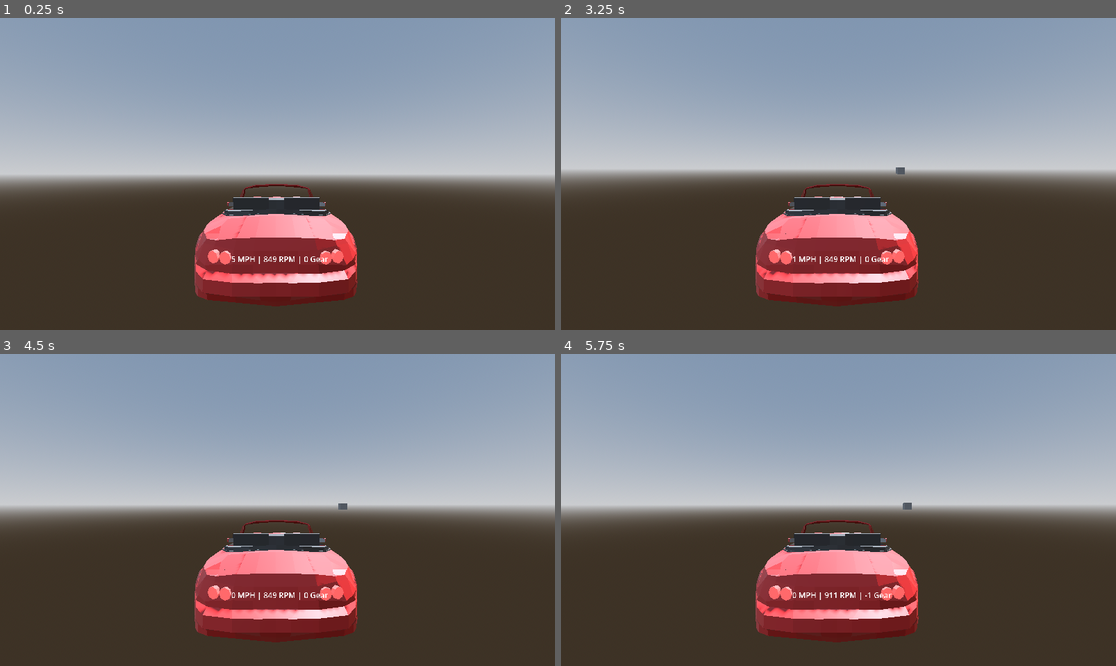
Above: before the commit, frames 1-4 (two rows, left to right).
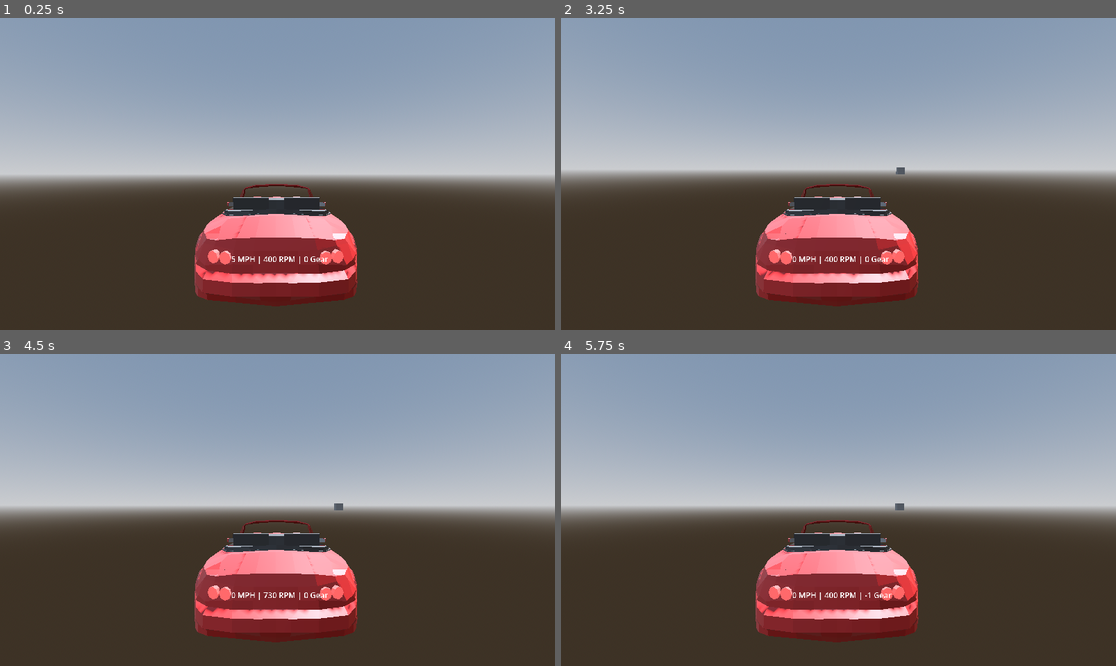
Above: after the commit, the same moments.

Repository: kakoiihito/Shift
Game: Godot game, scene res://Tracks/test.tscn
Two runs of this game, one before a commit and one after it. Both use one fixed random seed, a clock stepped at 60 frames per second and the inputs below.
Inputs:
- Up to frame 1 (0.25 s): no input
- Up to frame 2 (3.25 s): tap Enter at 0.5 s; hold D (SteerRight) 0.53-1.28 s; hold Shift (Clutch) 0.53-1.28 s; tap W (Gas) at 0.8, 1.35, 3.05 s; tap Space at 1.25 s; hold Q (ShiftDown) 1.28-2.03 s; tap G (Ignition) at 1.55 s; hold D (SteerRight) 2.03-2.78 s; hold G (Ignition) 2.03-2.78 s; tap Shift (Clutch) at 2.3, 2.85 s; hold E (ShiftUp) from 2.78 s (still down)
- Up to frame 3 (4.5 s): release E (ShiftUp) at 3.53 s; hold W (Gas) 3.53-4.28 s; hold A (SteerLeft) from 3.53 s (still down); tap G (Ignition) at 3.8, 4.35 s
- Up to frame 4 (5.75 s): tap Shift (Clutch) at 4.55 s; tap Enter at 5 s; release A (SteerLeft) at 5.03 s; hold Q (ShiftDown) from 5.03 s (still down); hold Shift (Clutch) from 5.03 s (still down); tap W (Gas) at 5.3 s

The runs differ from the first frame. In frame 1, less than 0.1% of the frame differs, in the area x 47-50%, y 76-79%; in frame 2, 0.2%; in frame 3, 0.2%; in frame 4, 0.3%, in the area x 35-65%, y 47-87%.

Commit message:
figured out drivetrain also depends alot on suspension within the simulator. fixed some stuff in the functions and going through them all one final time before i work on minor features

Diff:
--- a/Car/Scripts/motor.gd
+++ b/Car/Scripts/motor.gd
@@ -2,10 +2,10 @@
 
 @export var car: RigidBody3D
 
-
 var max_torque = Values.max_torque
 var max_rpm = Values.max_rpm
 var idle_rpm = Values.idle_rpm
+var stall_rpm = Values.stall_rpm
 var engine_rpm: float
 var wheel_engine_torque = Data.wheel_engine_torque
 var engine_angular_velocity: float
@@ -14,11 +14,11 @@
 var FL_torque_engine = Values.FL_torque_engine
 var RR_torque_engine = Values.RR_torque_engine
 var RL_torque_engine = Values.RL_torque_engine
+var engine_stalled: bool
+
 	##########################
 	# TRANSMISSION VARIABLES #
 	##########################
-
-var wheel_angular_velocity = Data.wheel_angular_velocity
 
 var is_shifting = Data.is_shifting
 var drive_train_efficeny = Values.drive_train_efficeny
@@ -27,20 +27,22 @@
 var unlock_threshold = Values.unlock_threshold
 var clutch_stiffness = Values.clutch_stiffness
 
-
+var wheel_angular_velocity = Data.wheel_angular_velocity
 
 func motor_process(delta: float) -> void:
 	var torque_curve = car.torque_curve
 
+	var throttle_input := Input.get_action_strength("Gas")
+	var clutch_input := Input.get_action_strength("Clutch")
+
 	var clutch_torque_on_engine := 0.0
 	var angular_velocity_sum: float = 0.0
 	var driven_count: int = 0
-	var throttle_input := Input.get_action_strength("Gas")
-	var clutch_input := Input.get_action_strength("Clutch")
-	var clutch_engagement = (1.0 - clutch_input) * (1.0 - clutch_input)
 	var target_engine_ang_vel: float
 	var drivetrain_ratio = Data.current_gear_ratio * Values.final_drive
 
+	var normalized = clamp((1.0 - clutch_input - 0.3) / 0.4, 0.0, 1.0)
+	var clutch_engagement = normalized * normalized * (3.0 - 2.0 * normalized) # smoothstep
 
 	var driven_wheels = [FL_torque_engine, FR_torque_engine, RL_torque_engine, RR_torque_engine]
 	for i in range(4):
@@ -81,9 +83,18 @@
 	var net_engine_torque = engine_torque - engine_friction + clutch_torque_on_engine
 	var engine_angular_accel = net_engine_torque / engine_inertia
 	engine_angular_velocity += engine_angular_accel * delta
-	engine_angular_velocity = clamp(engine_angular_velocity, idle_rpm * TAU / 60.0, max_rpm * TAU / 60.0)
+	engine_angular_velocity = clamp(engine_angular_velocity, stall_rpm * TAU / 60.0, max_rpm * TAU / 60.0)
 	engine_rpm = engine_angular_velocity * 60.0 / TAU
-	# final calc
+
+	if engine_rpm <= stall_rpm + 50.0 and clutch_engagement > 0.1 and not engine_stalled:
+		engine_stalled = true
+	if engine_stalled:
+		engine_torque = 0.0
+		clutch_engagement = 0.0
+		engine_angular_velocity = 0.0
+	if Input.is_action_pressed("Ignition"):
+		engine_stalled = false
+		engine_angular_velocity = idle_rpm * TAU / 60.0
 
 	var clutch_torque_to_wheels = -clutch_torque_on_engine
 	var torque_at_wheels = clutch_torque_to_wheels * (drivetrain_ratio) * drive_train_efficeny
--- a/Car/Scripts/steering.gd
+++ b/Car/Scripts/steering.gd
@@ -10,8 +10,7 @@
 
 
 	var input_turn = Input.get_action_strength("SteerLeft") - Input.get_action_strength("SteerRight")
-	var speed_factor = 1.0 / (1.0 + abs(car.linear_velocity.length()) * 0.03)
-	var steering_amount = input_turn * max_tire_turn_angle * speed_factor
+	var steering_amount = input_turn * max_tire_turn_angle
 
 	if abs(input_turn) < 0.01:
 		car.fl_wheel.rotation.y = move_toward(car.fl_wheel.rotation.y, 0.0, tire_turn_speed * delta)
--- a/Car/Scripts/transmission.gd
+++ b/Car/Scripts/transmission.gd
@@ -2,34 +2,25 @@
 
 @export var car: RigidBody3D
 
-
-var is_shifting = Data.is_shifting
-var shift_timer = Data.shift_timer
 var gear_ratio = Values.gear_ratio
-var current_gear_ratio = Data.current_gear_ratio
-var current_gear = Data.current_gear
-
 
 func transmission_process(delta: float):
 	var target_clutch = Input.get_action_strength("Clutch")
 
 
-# upshift
-	if not Data.is_shifting and target_clutch > 0.3:
+	if not Data.is_shifting and target_clutch > 0.95:
 		if Input.is_action_just_pressed("ShiftUp"):
 			if Data.current_gear < gear_ratio.size() - 1:
 				Data.current_gear += 1
 				Data.is_shifting = true
-				Data.shift_timer = 0.2  # realistic shift time in seconds
+				Data.shift_timer = 0.15 + randf() * 0.1
 
-# down shift
 		if Input.is_action_just_pressed("ShiftDown"):
 			if Data.current_gear > 0:
 				Data.current_gear -= 1
 				Data.is_shifting = true
-				Data.shift_timer = 0.2  # realistic shift time
+				Data.shift_timer = 0.15 + randf() * 0.1
 
-# countdown system before another shift can be made
 	if Data.is_shifting:
 		Data.shift_timer -= delta
 		if Data.shift_timer <= 0.0:
--- a/Car/Scripts/values.gd
+++ b/Car/Scripts/values.gd
@@ -16,12 +16,12 @@
 
 var rest_length = [0.18, 0.18, 0.18, 0.18]
 var spring_stiffness = [28700.0, 28700.0, 17000.0, 17000.0]
-var max_compression = [0.12, 0.12, 0.12, 0.12]
+var max_compression = [0.085, 0.085, 0.090, 0.090]
 var wheel_spring_force = [Vector3(), Vector3(), Vector3(), Vector3()]
 var weight_distribution = [0.25, 0.25, 0.25, 0.25]
 var velocity_exponent = 1.1
-var rear_antiroll_bar = false
-var front_antiroll_bar = false
+var rear_antiroll_bar = true
+var front_antiroll_bar = true
 var rear_antiroll_bar_stiffness = 2870.0
 var front_antiroll_bar_stiffness = 1700.0
 
@@ -36,7 +36,7 @@
 	# BRAKE VARIABLES #
 	###################
 
-var max_brake_torque = 2000000.0
+var max_brake_torque = 200.0
 
 	####################
 	# ENGINE VARIABLES #
@@ -45,14 +45,14 @@
 var max_torque = 151.0
 var max_rpm = 7500.0
 var idle_rpm = 850.0
+var stall_rpm = 400.0
 var engine_inertia = 0.75
 
 # Torque can be applied at any of the wheels. So, these vars allow the torque to be applied at any wheels neccessary.
-
+var FL_torque_engine = false
 var FR_torque_engine = false
-var FL_torque_engine = false
+var RL_torque_engine = true
 var RR_torque_engine = true
-var RL_torque_engine = true
 
 var FR_torque_brake = true
 var FL_torque_brake = true
--- a/Car/Scripts/wheel.gd
+++ b/Car/Scripts/wheel.gd
@@ -61,7 +61,6 @@
 
 	longitude_force[wheel_index] = wheel_spring_force[wheel_index].length() * D * sin(C * atan(B * slip_ratio - E *(B * slip_ratio - atan(B * slip_ratio))))
 
-
 	var B1 = 11.2964
 	var C1 = 1.3882
 	var D1 = friction_coefficient
@@ -80,7 +79,6 @@
 		force_2d = force_2d.normalized() * F_max[wheel_index]
 		longitude_force[wheel_index] = force_2d.x
 		lateral_force[wheel_index] = force_2d.y
-
 	# Final calc
 	var combined_force = (longitude_force[wheel_index] * -ray.global_transform.basis.z) + (lateral_force[wheel_index] * side_dir) # both vectors combined
 	var force_pos = ray.global_position - car.global_position
